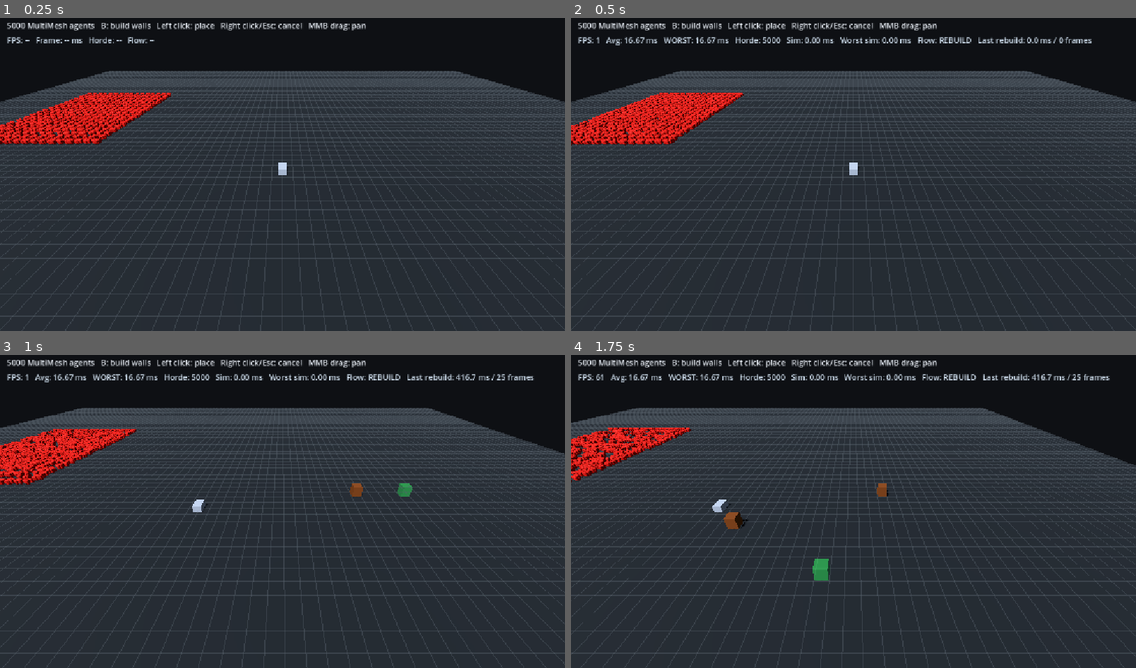
Above: before the commit, frames 1-4 (two rows, left to right).
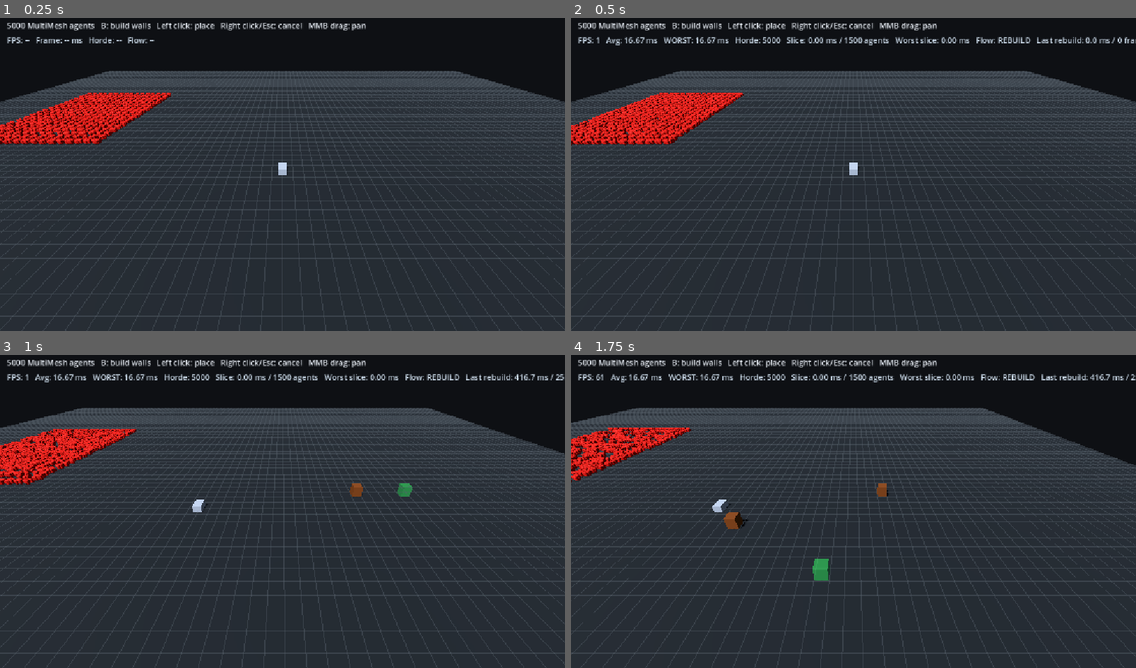
Above: after the commit, the same moments.

Repository: CaptainTiki/HordeLab
Game: Godot game, scene res://scenes/main.tscn
The game is run twice, just before and just after one commit, with the same random seed, the same clock (stepped at 60 frames per second) and the same inputs.
Inputs (mouse positions are in pixels of both pictures, inside the frame that each line leads up to):
- Up to frame 1 (0.25 s): no input
- Up to frame 2 (0.5 s): no input
- Up to frame 3 (1 s): tap Enter at 0.5 s; move the mouse to (406, 492) at 0.52 s; hold D from 0.53 s (still down); tap B at 0.6 s; click (406, 492) at 0.67 s
- Up to frame 4 (1.75 s): release D at 1.25 s; drag from (740, 524) to (825, 574) at 1.27 s

Frame 1 is identical in both runs. In frame 2, 0.8% of the frame differs, in the area x 39-100%, y 6-9%; in frame 3, 0.8%; in frame 4, 0.8%.

Commit message:
Show scheduled horde work in debug HUD

Diff:
--- a/scripts/debug_hud.gd
+++ b/scripts/debug_hud.gd
@@ -29,12 +29,13 @@
 		average_frame_ms = frame_time_accumulator_ms / float(sampled_frames)
 
 	var flow_state: String = "REBUILD" if flow_field.rebuild_in_progress else "READY"
-	text = "FPS: %d   Avg: %.2f ms   WORST: %.2f ms   Horde: %d   Sim: %.2f ms   Worst sim: %.2f ms   Flow: %s   Last rebuild: %.1f ms / %d frames" % [
+	text = "FPS: %d   Avg: %.2f ms   WORST: %.2f ms   Horde: %d   Slice: %.2f ms / %d agents   Worst slice: %.2f ms   Flow: %s   Last rebuild: %.1f ms / %d frames" % [
 		Engine.get_frames_per_second(),
 		average_frame_ms,
 		worst_frame_ms,
 		horde.agent_count,
 		horde.last_simulation_ms,
+		horde.agents_processed_last_frame,
 		worst_sim_ms,
 		flow_state,
 		flow_field.last_rebuild_ms,
